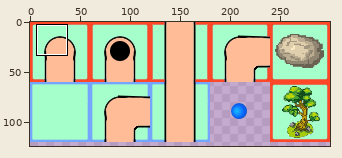
File history of a sprite sheet, public/spritesheet.png. The picture above shows the old version from afar; the outline marks the close-up.
Close-up. Before:
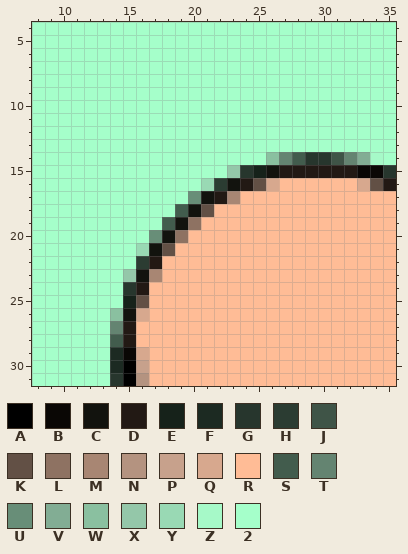
The file is 300x300 pixels. Colours within 5 levels of each other are drawn and written as one. Shown: x 8..35, y 4..31. The wide view leaves out empty margins. The commit also changed other parts of the picture, which this record leaves out.
Palette (. is transparent): A #000000  B #0a0705  C #12130e  D #221914  E #16221a  F #1c2a22  G #27362d  H #2b3c32  J #3f5447  K #625045  L #8e7262  M #a88673  N #b49380  P #c7a18c  Q #d7a88e  R #ffbc96  S #425c4d  T #648471  U #688e78  V #82ad94  W #8ac0a0  X #94c7a9  Y #99d9b4  Z #a6f9c8  2 #a5ffca
Pixels before, first column x 8:
 4 2222222222222222222222222222
 5 2222222222222222222222222222
 6 2222222222222222222222222222
 7 2222222222222222222222222222
 8 2222222222222222222222222222
 9 2222222222222222222222222222
10 2222222222222222222222222222
11 2222222222222222222222222222
12 2222222222222222222222222222
13 2222222222222222222222222222
14 222222222222222222WTSGGJTVZ2
15 222222222222222XGECDDDDDDBBG
16 2222222222222YHCDKQRRRRRRQKD
17 222222222222UCDMRRRRRRRRRRRR
18 22222222222SCKRRRRRRRRRRRRRR
19 2222222222SCLRRRRRRRRRRRRRRR
20 222222222UCLRRRRRRRRRRRRRRRR
21 22222222YCKRRRRRRRRRRRRRRRRR
22 22222222HDRRRRRRRRRRRRRRRRRR
23 2222222XCMRRRRRRRRRRRRRRRRRR
24 2222222GDRRRRRRRRRRRRRRRRRRR
25 2222222EKRRRRRRRRRRRRRRRRRRR
26 222222WCQRRRRRRRRRRRRRRRRRRR
27 222222TDRRRRRRRRRRRRRRRRRRRR
28 222222SDRRRRRRRRRRRRRRRRRRRR
29 222222FBQRRRRRRRRRRRRRRRRRRR
30 222222FAPRRRRRRRRRRRRRRRRRRR
31 222222GANRRRRRRRRRRRRRRRRRRR
The result:
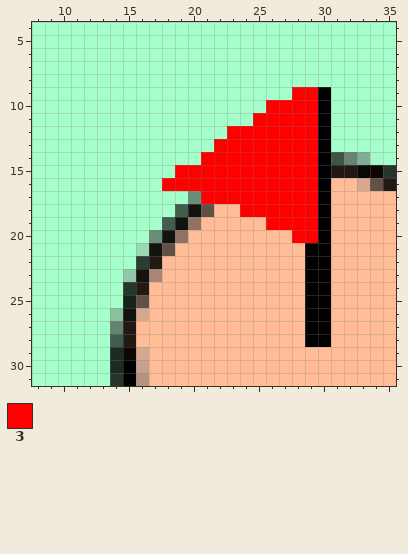
Colours new in this view: 3 #ff0000
Difference:
y 9: x 28..30 222 -> 33A
y 10: x 26..30 22222 -> 3333A
y 11: x 25..30 222222 -> 33333A
y 12: x 23..30 22222222 -> 3333333A
y 13: x 22..30 222222222 -> 33333333A
y 14: x 21..30 22222WTSGG -> 333333333A
y 15: x 19..30 2222XGECDDDD -> 33333333333A
y 16: x 18..30 222YHCDKQRRRR -> 333333333333A
y 17: x 21..30 CDMRRRRRRR -> 333333333A
y 18: x 24..30 RRRRRRR -> 333333A
y 19: x 26..30 RRRRR -> 3333A
y 20: x 28..30 RRR -> 33A
y 21..28: x 29..30 RR -> AA
